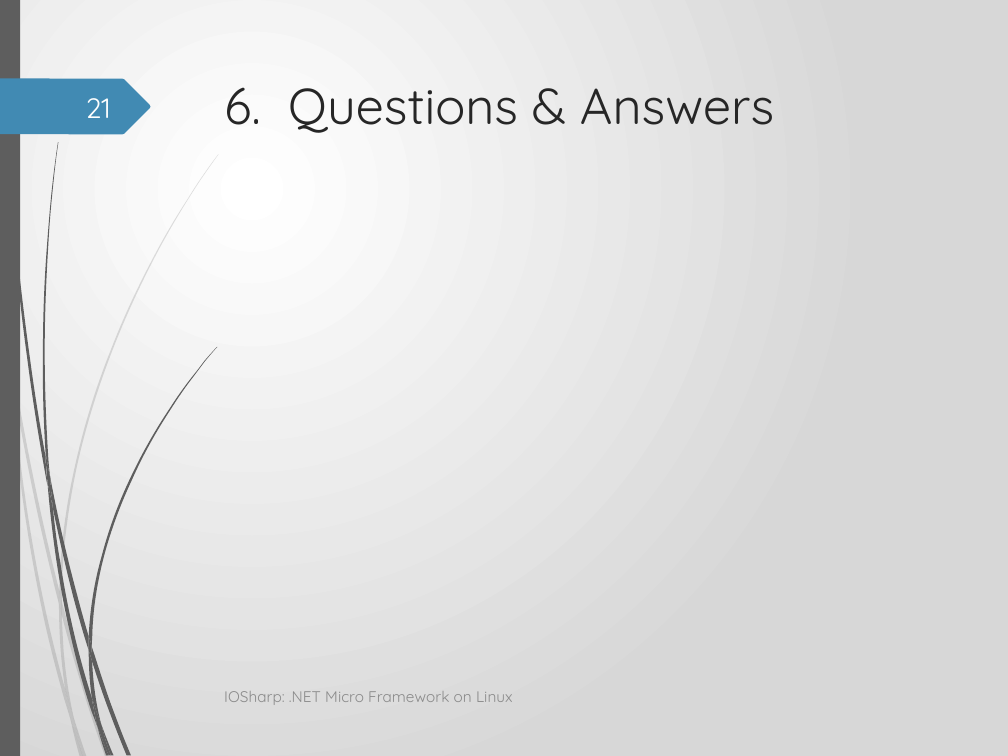
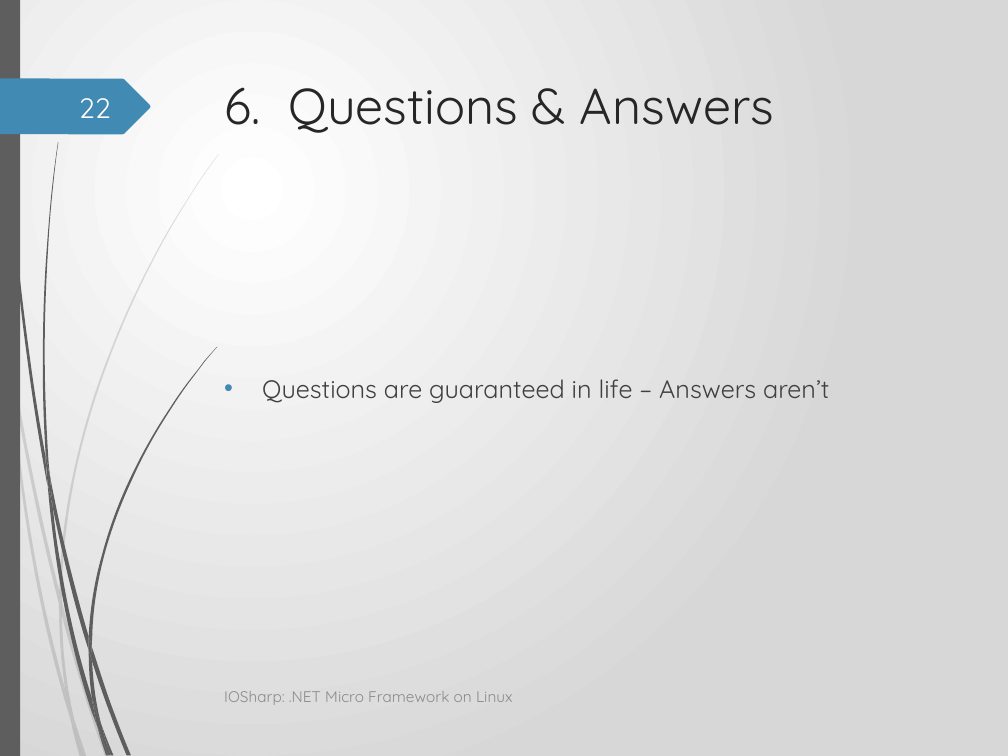
Before and after one commit to GerardSoleCa/BachelorThesisMisc, a slide deck: slide 22 of ThesisDoc/IOSharp.pptx (slide 21 before the commit). Drawn at 1008x756 pixels with LibreOffice and Linux fonts; fonts in the diff are those of the drawing; background and template pictures are left out. Boxes give left, top, right and bottom in pixels: in the first picture for what was removed or moved away, otherwise in the second. Text is boxed around its words. In the diff, an @@ line names an element or a change of style, - is before the commit and + after.

```diff
--- a/ThesisDoc/IOSharp.pptx
+++ b/ThesisDoc/IOSharp.pptx
@@ page number at [79,98,111,118]: text changed @@
-21
+22
@@ text added at [262,379,829,403], 18 pt, text #404040 @@
+• Questions are guaranteed in life – Answers aren’t
```
Also in this commit, not shown: 8 other slides changed, 3 slides added, 1 slide removed.
